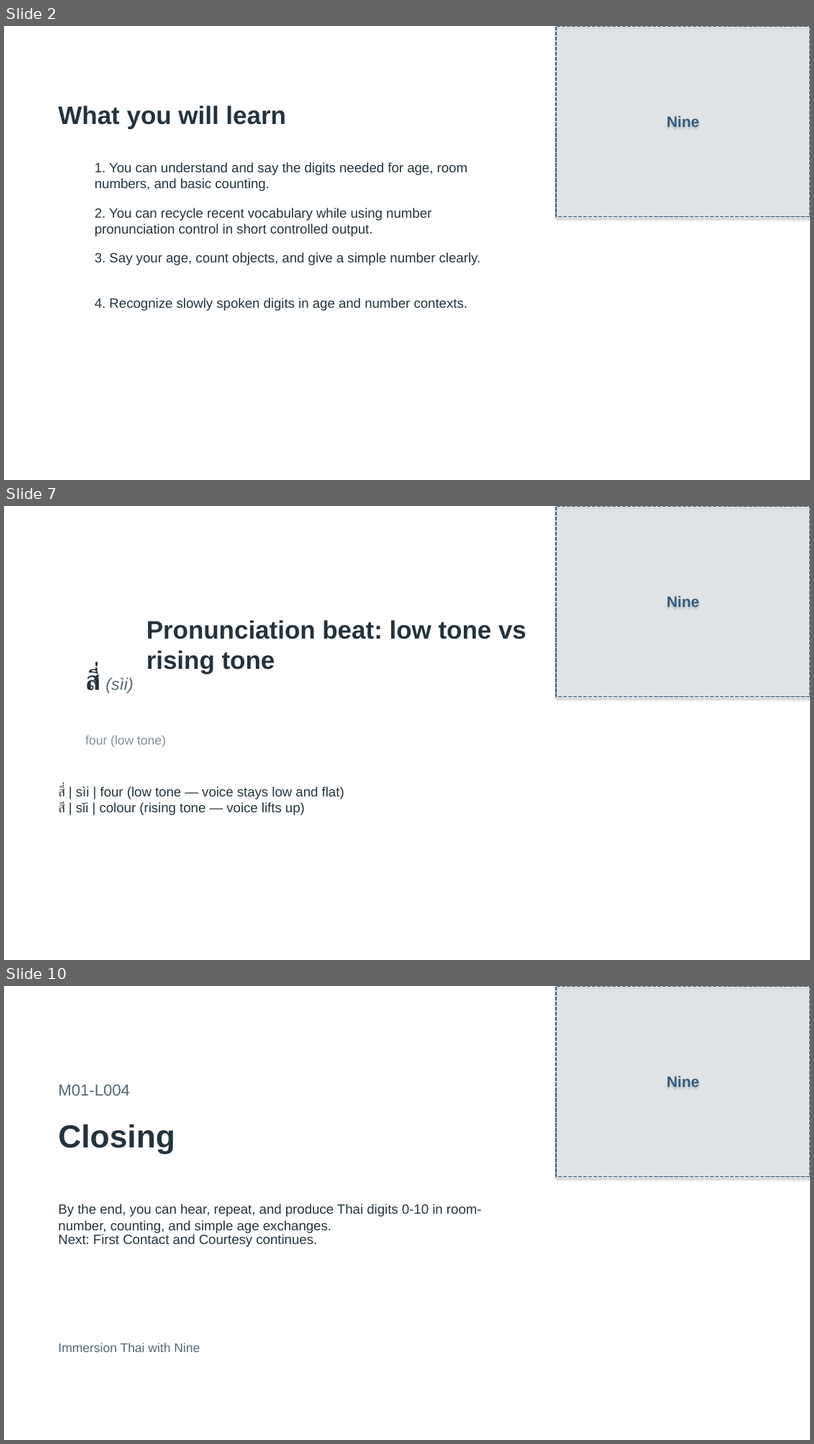
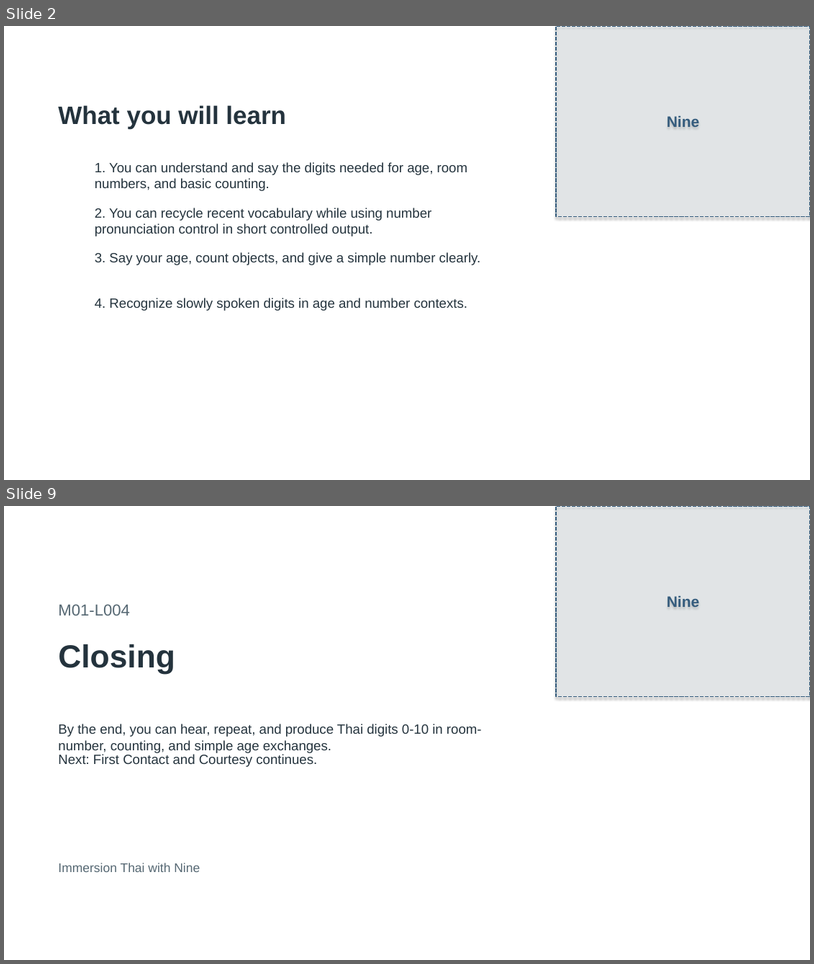
Before and after one commit to OTFTCS/thai-nine, a slide deck: course/modules/M01/L004/M01-L004-canva-deck.pptx. Shown one above the other, each under a label of ours: slides 2, 7 and 10 before the commit, slides 2 and 9 after it; the slides between them are not shown. The pictures are 814x1444 and 814x964 pixels, drawn with LibreOffice and Linux fonts; fonts in the diff are those of the drawing; background and template pictures are left out. Boxes give left, top, right and bottom in pixels: in the first picture for what was removed or moved away, otherwise in the second. Text is boxed around its words. In the diff, an @@ line names an element or a change of style, - is before the commit and + after.

```diff
--- a/course/modules/M01/L004/M01-L004-canva-deck.pptx
+++ b/course/modules/M01/L004/M01-L004-canva-deck.pptx
@@ slide 7 removed at <box>4,506,810,960</box>, background picture (left out) @@
@@ rectangle removed at <box>556,506,810,697</box> @@
-Nine
@@ text removed at <box>52,620,132,641</box> @@
-Section 5
@@ text removed at <box>147,620,527,674</box> @@
-Pronunciation beat: low tone vs rising tone
@@ text removed at <box>85,669,133,693</box> @@
-สี่ (sìi)
@@ text removed at <box>85,735,166,747</box> @@
-four (low tone)
@@ text removed at <box>58,785,345,815</box> @@
-สี่ | sìi | four (low tone — voice stays low and flat)
-สี | sǐi | colour (rising tone — voice lifts up)
@@ what was slide 10 is now slide 9 @@
```
Also in this commit, not shown: 4 slides changed, 2 slides added, 2 other slides removed, 7 other files.
